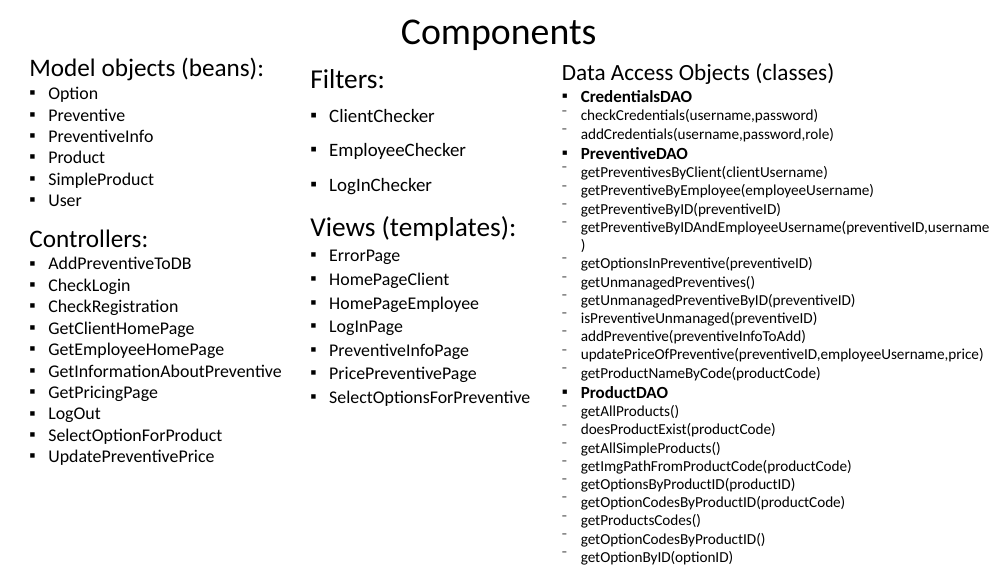
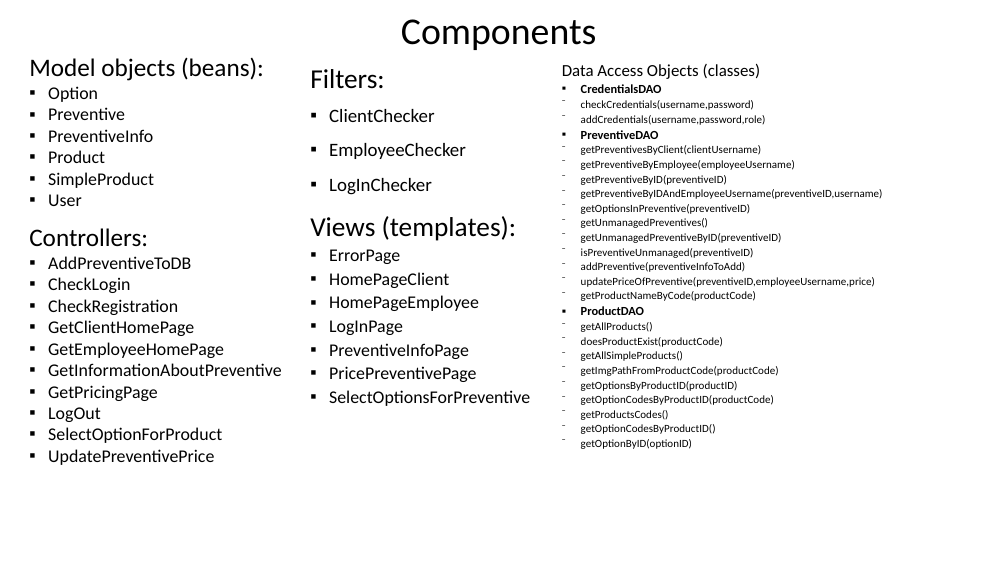
Before and after one commit to entiolliko/TIpW, a slide deck: slide 12 of PureHTML - Gruppo 126 - Liko-Longinotti.pptx. Drawn at 1008x567 pixels with LibreOffice and Linux fonts; fonts in the diff are those of the drawing. Boxes give left, top, right and bottom in pixels: in the first picture for what was removed or moved away, otherwise in the second. Text is boxed around its words. In the diff, an @@ line names an element or a change of style, - is before the commit and + after.

```diff
--- a/PureHTML - Gruppo 126 - Liko-Longinotti.pptx
+++ b/PureHTML - Gruppo 126 - Liko-Longinotti.pptx
@@ text "Data Access Objects (classes)" at (x1=562, y1=64, x2=883, y2=449): size 22.1 to 16.1 pt in "Data Access Objects (classes)"; size 16.1 to 11.8 pt in "CredentialsDAO", "PreventiveDAO", "ProductDAO"; size 14.4 to 10.5 pt; line spacing 1 to 1.1 @@
```
Also in this commit, not shown: 11 other slides changed, 3 other files.
